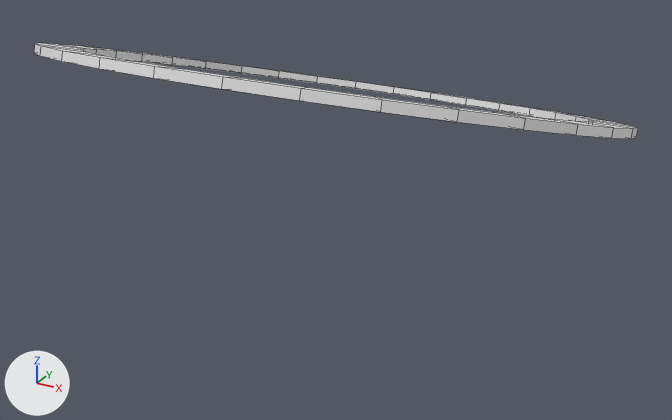
The Blender file resource/Materials/Model/diamond-circle.blend: old version first, new version second.
Rendered twice from a 50 mm camera at (0.471, -0.859, 1.413) aimed at (0.017, -0.033, 1.0). The axes (+X, +Y, +Z) are drawn at lower left. The lights are the same throughout. Mesh edges are drawn as thin lines.
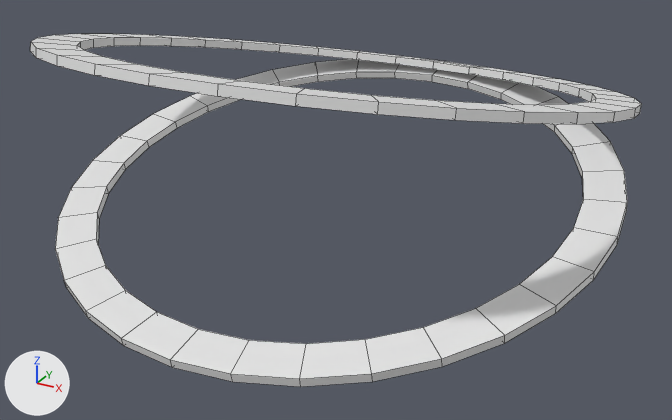
The edits, one by one:
me_circle is used by ob_circle; location (0.0, 0.0, 1.1229); rotation (-0.29, 0.0, 0.0), in degrees (-17, 0, 0); scale (0.314, 0.314, 0.314).
me_circle had 128 vertices, 128 faces and spanned x -1.0..1.0, y -1.0..1.0, z 0.0..0.03.
me_circle now has 256 vertices, 256 faces and spans x -1.0..1.0, y -1.0..1.0, z -0.81..0.03.
Part 1, on me_circle:
12 faces are deleted.
2 vertices move within x -0.38..0.38, y 0.92, z 0.0.
128 vertices are added at x -1.0..1.0, y -0.84..1.0, z -0.81..0.03.
140 new faces join them.
Object 'Circle' (ob_circle) moves from (0.0, 0.0, 1.1229) to (0.0, 0.0, 1.1429).
Object 'Circle' (ob_circle) turns from (-17, 0, 0) to (-12, 0, 0) degrees about x, y and z.

Changed parts and their boxes [x1, y1, x2, y2] in the pictures (672 x 420 px):
'Circle', reshaped, moved, turned: before [34, 43, 638, 139]; after [30, 34, 641, 387]
part 1 of me_circle, built on: after [55, 59, 627, 387]
